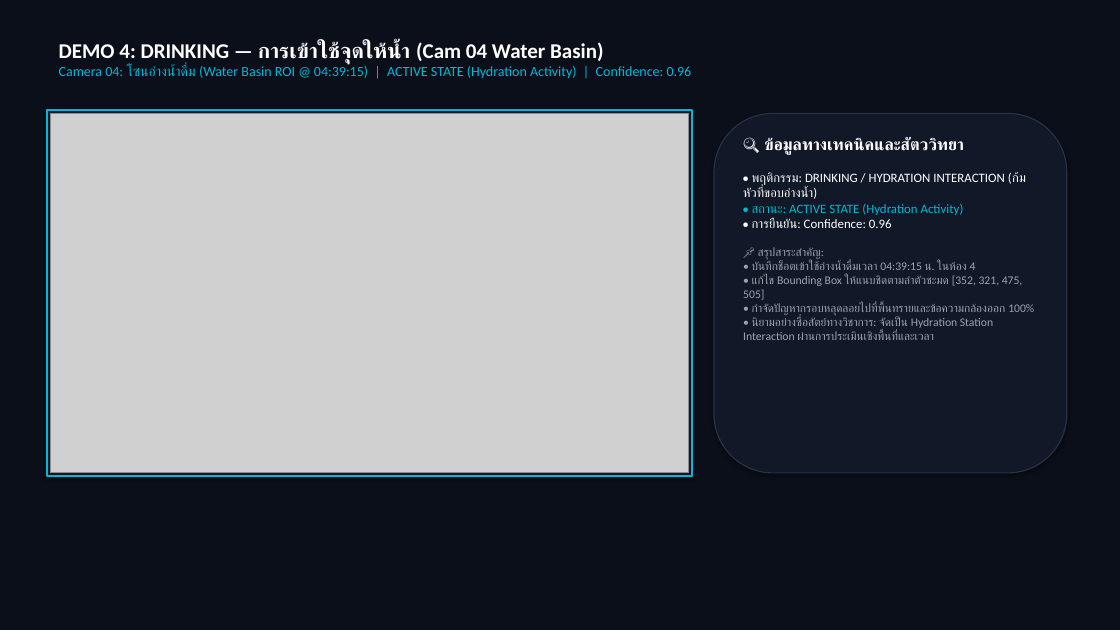
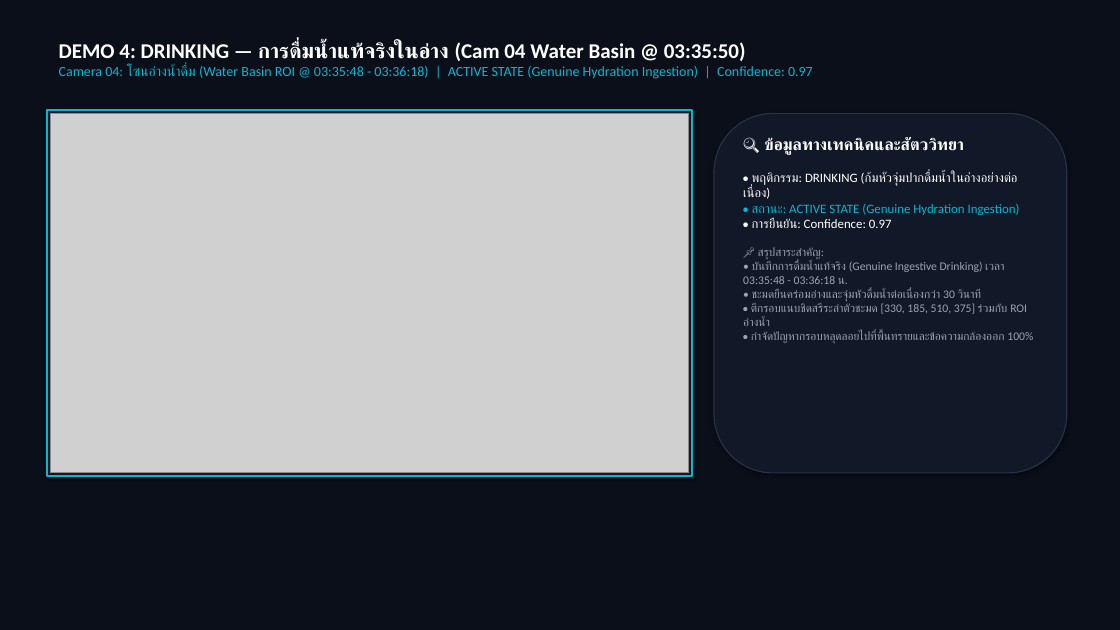
Before and after one commit to Kokokua/Project-CMZ, a slide deck: slide 14 of finish/Image_Processing_Presentation_Phase2_Final.pptx. Drawn at 1120x630 pixels with LibreOffice and Linux fonts; fonts in the diff are those of the drawing; grey boxes stand for pictures. Boxes give left, top, right and bottom in pixels: in the first picture for what was removed or moved away, otherwise in the second. Text is boxed around its words. In the diff, an @@ line names an element or a change of style, - is before the commit and + after.

Commit message:
feat(demos): update authentic feeding (15:58:39), authentic drinking (03:35:48) and stabilized locomotion in presentation deck

```diff
--- a/finish/Image_Processing_Presentation_Phase2_Final.pptx
+++ b/finish/Image_Processing_Presentation_Phase2_Final.pptx
@@ text at (59, 42, 813, 79): text changed @@
-DEMO 4: DRINKING — การเข้าใช้จุดให้น้ำ (Cam 04 Water Basin)
-Camera 04: โซนอ่างน้ำดื่ม (Water Basin ROI @ 04:39:15) | ACTIVE STATE (Hydration Activity) | Confidence: 0.96
+DEMO 4: DRINKING — การดื่มน้ำแท้จริงในอ่าง (Cam 04 Water Basin @ 03:35:50)
+Camera 04: โซนอ่างน้ำดื่ม (Water Basin ROI @ 03:35:48 - 03:36:18) | ACTIVE STATE (Genuine Hydration Ingestion) | Confidence: 0.97
@@ text at (743, 171, 1033, 343): text changed @@
-• พฤติกรรม: DRINKING / HYDRATION INTERACTION (ก้มหัวที่ขอบอ่างน้ำ)
-• สถานะ: ACTIVE STATE (Hydration Activity)
-• การยืนยัน: Confidence: 0.96
-📌 สรุปสาระสำคัญ:
-• บันทึกช็อตเข้าใช้อ่างน้ำดื่มเวลา 04:39:15 น. ในห้อง 4
-• แก้ไข Bounding Box ให้แนบชิดตามลำตัวชะมด [352, 321, 475, 505]
-• กำจัดปัญหากรอบหลุดลอยไปที่พื้นทรายและข้อความกล้องออก 100%
-• นิยามอย่างซื่อสัตย์ทางวิชาการ: จัดเป็น Hydration Station Interaction ผ่านการประเมินเชิงพื้นที่และเวลา
+• พฤติกรรม: DRINKING (ก้มหัวจุ่มปากดื่มน้ำในอ่างอย่างต่อเนื่อง)
+• สถานะ: ACTIVE STATE (Genuine Hydration Ingestion)
+• การยืนยัน: Confidence: 0.97
+📌 สรุปสาระสำคัญ:
+• บันทึกการดื่มน้ำแท้จริง (Genuine Ingestive Drinking) เวลา 03:35:48 - 03:36:18 น.
+• ชะมดยืนคร่อมอ่างและจุ่มหัวดื่มน้ำต่อเนื่องกว่า 30 วินาที
+• ตีกรอบแนบชิดสรีระลำตัวชะมด [330, 185, 510, 375] ร่วมกับ ROI อ่างน้ำ
+• กำจัดปัญหากรอบหลุดลอยไปที่พื้นทรายและข้อความกล้องออก 100%
```
Also in this commit, not shown: 2 other slides changed.
